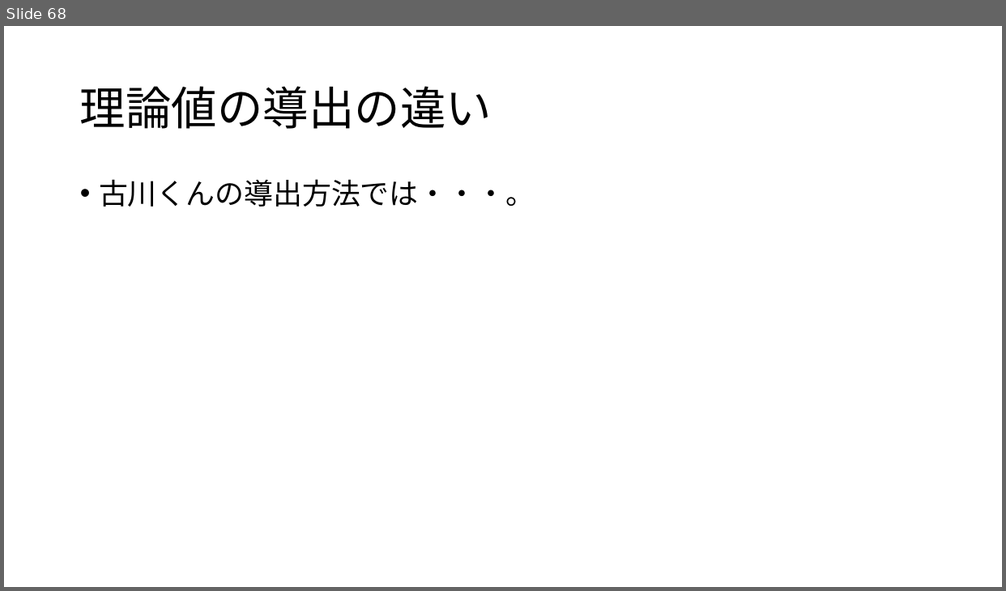
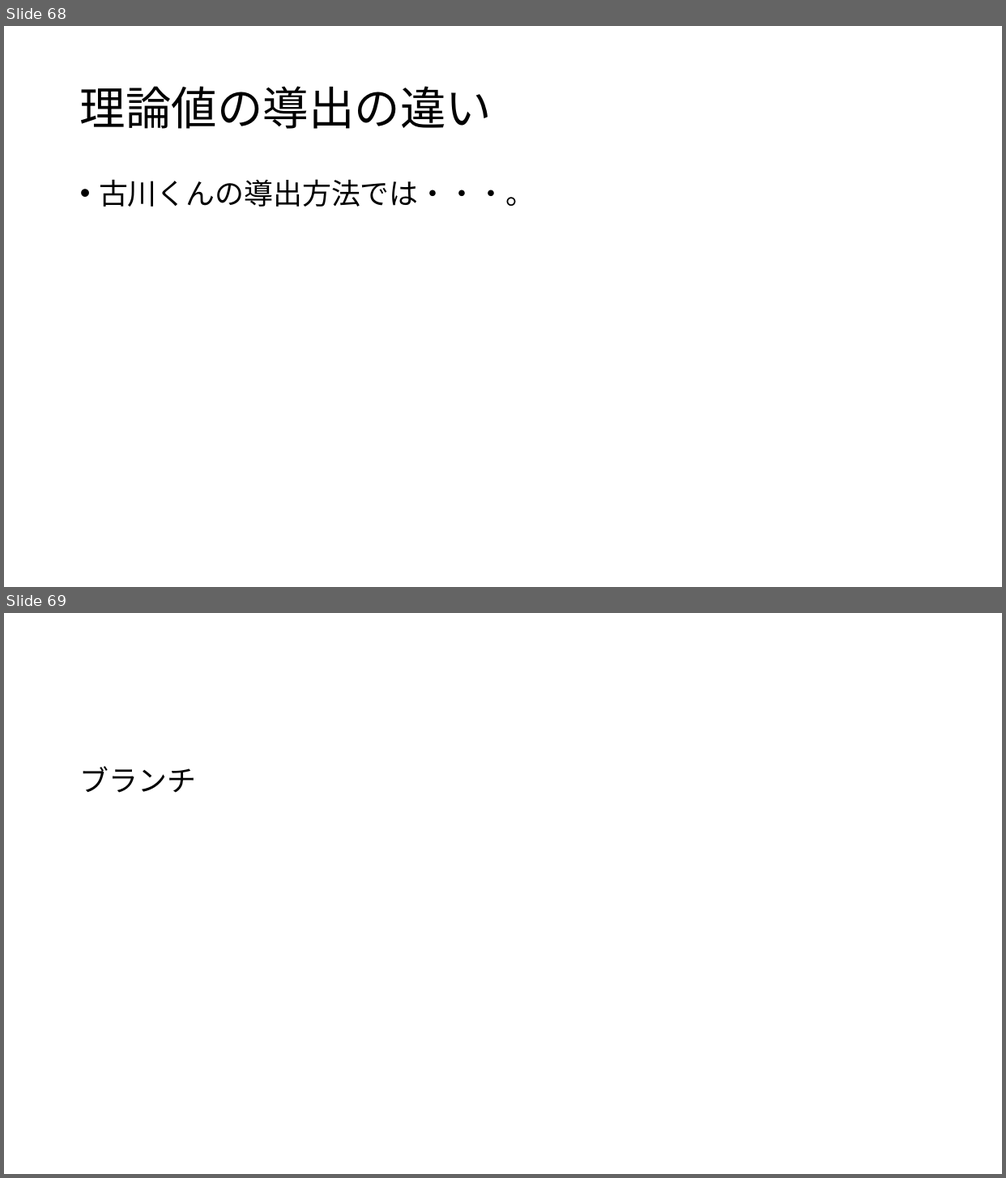
Before and after one commit to ShunISHIH4R4/1485, a slide deck: 教科書発表石原4.pptx. Shown one above the other, each under a label of ours: slide 68 before the commit, slides 68 and 69 after it. The pictures are 1006x591 and 1006x1178 pixels, drawn with LibreOffice and Linux fonts; fonts in the diff are those of the drawing. Boxes give left, top, right and bottom in pixels: in the first picture for what was removed or moved away, otherwise in the second. Text is boxed around its words. In the diff, an @@ line names an element or a change of style, - is before the commit and + after.

Commit message:
ブランチつくった！

```diff
--- a/教科書発表石原4.pptx
+++ b/教科書発表石原4.pptx
@@ slide 69 added at [4,613,1002,1174], background #FFFFFF @@
@@ text added at [80,766,197,793], 28 pt, text #000000 @@
+ブランチ
```
